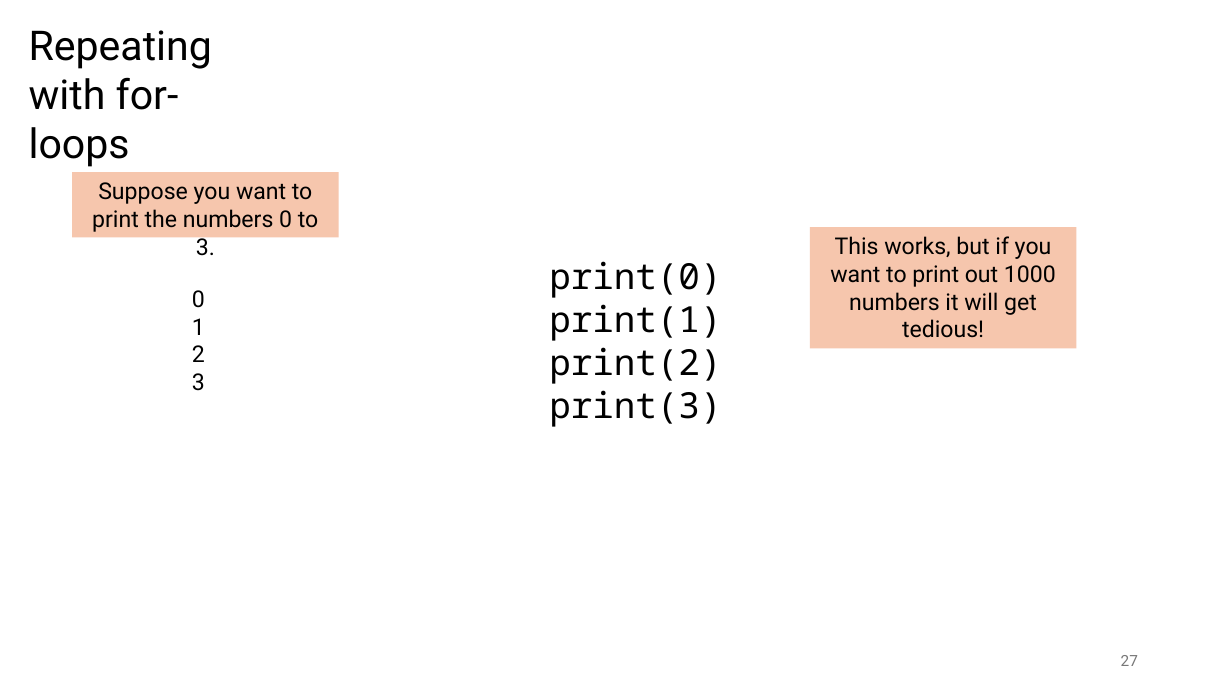
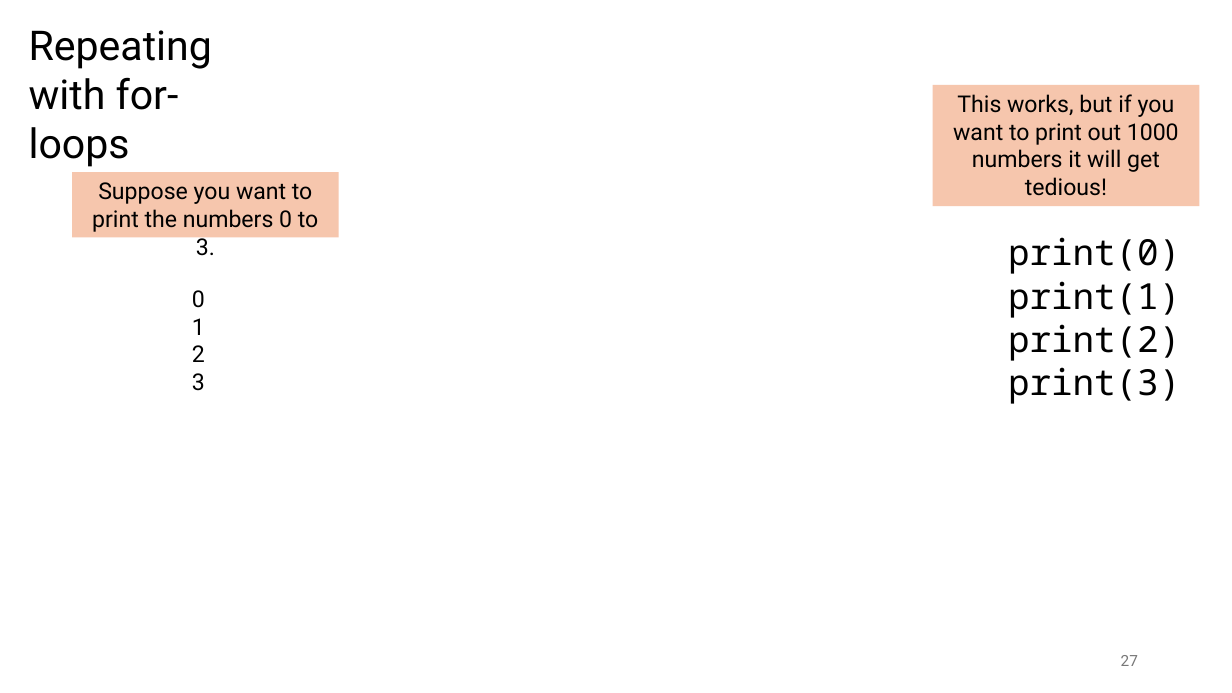
Before and after one commit to tjd1234/cmpt120spring2026, a slide deck: slide 27 of lecture_notes/chapter3/chapter3.pptx. Drawn at 1232x693 pixels with LibreOffice and Linux fonts; fonts in the diff are those of the drawing. Boxes give left, top, right and bottom in pixels: in the first picture for what was removed or moved away, otherwise in the second. Text is boxed around its words. In the diff, an @@ line names an element or a change of style, - is before the commit and + after.

```diff
--- a/lecture_notes/chapter3/chapter3.pptx
+++ b/lecture_notes/chapter3/chapter3.pptx
@@ rectangle "This works, but if you ...": place and size @@
-rectangle "This works, but if you ..." at <box>810,227,1077,348</box>
+rectangle "This works, but if you ..." at <box>933,85,1200,206</box>
@@ text "print(0)": place and size @@
-text "print(0)" at <box>549,261,721,427</box>
+text "print(0)" at <box>1008,237,1180,404</box>
```
Also in this commit, not shown: 15 other slides changed, 2 slides added, 30 other files.
